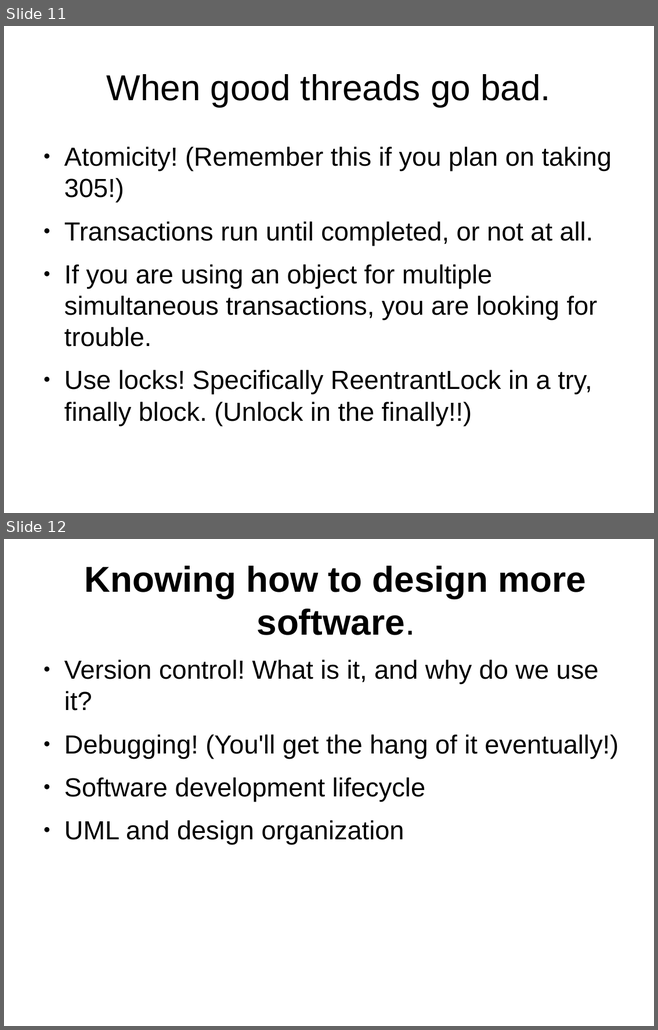
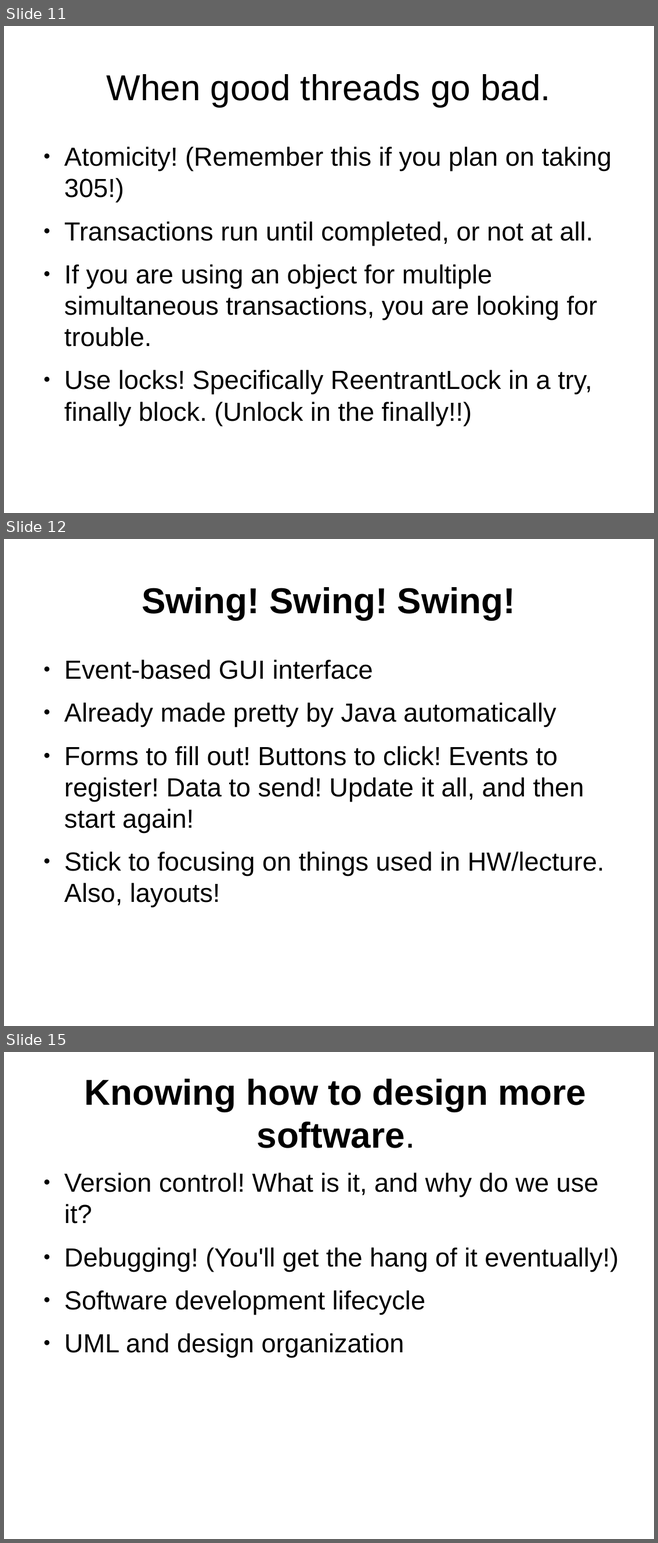
Before and after one commit to yv444/cse219-review, a slide deck: midterm_review.odp. Shown one above the other, each under a label of ours: slides 11 and 12 before the commit, slides 11, 12 and 15 after it; the slides between them are not shown. The pictures are 658x1030 and 658x1543 pixels, drawn with LibreOffice and Linux fonts; fonts in the diff are those of the drawing. Boxes give left, top, right and bottom in pixels: in the first picture for what was removed or moved away, otherwise in the second. Text is boxed around its words. In the diff, an @@ line names an element or a change of style, - is before the commit and + after.

```diff
--- a/midterm_review.odp
+++ b/midterm_review.odp
@@ slide 12 added at <box>4,539,654,1026</box>, background #FFFFFF @@
@@ title added at <box>141,587,515,620</box>, 44 pt, text #000000, bold @@
+Swing! Swing! Swing!
@@ text added at <box>64,660,604,907</box>, 32 pt, text #000000 @@
+● Event-based GUI interface
+● Already made pretty by Java automatically
+● Forms to fill out! Buttons to click! Events to register! Data to send! Update it all, and then start again!
+● Stick to focusing on things used in HW/lecture. Also, layouts!
@@ what was slide 12 is now slide 15 @@
```
Also in this commit, not shown: 9 other slides added, 2 other files.
